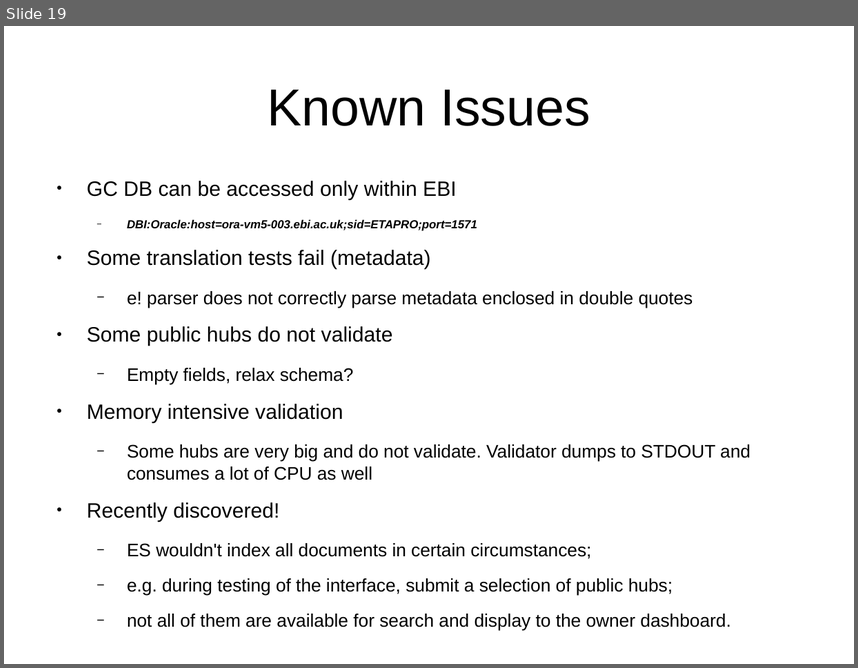
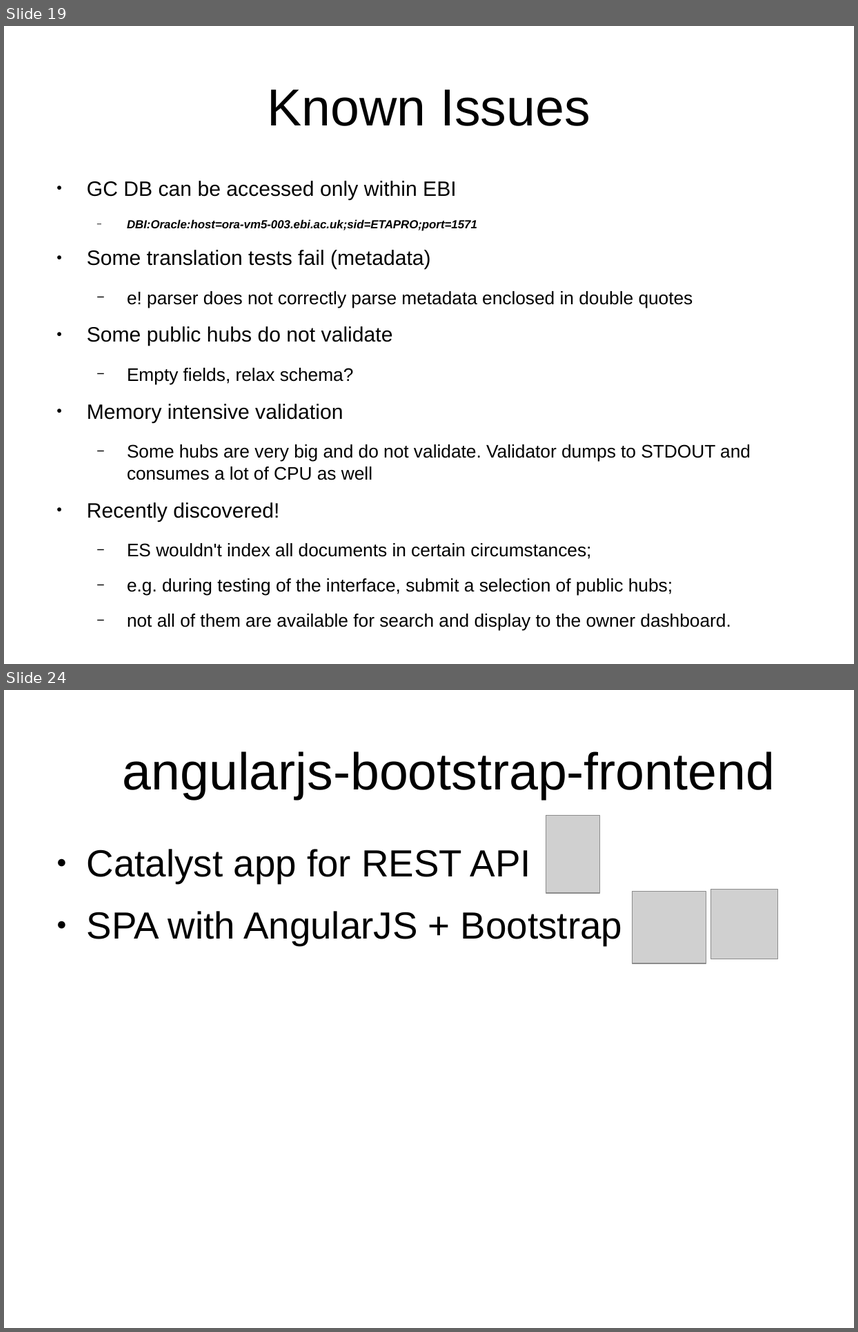
Before and after one commit to Ensembl/trackhub-registry, a slide deck: docs/code_review_07-05-15/talk.odp. Shown one above the other, each under a label of ours: slide 19 before the commit, slides 19 and 24 after it; the slides between them are not shown. The pictures are 858x668 and 858x1332 pixels, drawn with LibreOffice and Linux fonts; fonts in the diff are those of the drawing; grey boxes stand for pictures; background and template pictures are left out. Boxes give left, top, right and bottom in pixels: in the first picture for what was removed or moved away, otherwise in the second. Text is boxed around its words. In the diff, an @@ line names an element or a change of style, - is before the commit and + after.

Commit message:
Initiate web front-end discussion.

```diff
--- a/docs/code_review_07-05-15/talk.odp
+++ b/docs/code_review_07-05-15/talk.odp
@@ slide 24 added at box(4, 690, 854, 1328), background #FFFFFF @@
@@ title added at box(123, 751, 775, 799), 44 pt, text #000000 @@
+  angularjs-bootstrap-frontend
@@ picture added at box(546, 815, 600, 892) @@
@@ text added at box(87, 849, 622, 945), 32 pt, text #000000 @@
+● Catalyst app for REST API
+● SPA with AngularJS + Bootstrap
@@ picture added at box(632, 891, 706, 964) @@
@@ picture added at box(711, 889, 778, 958) @@
```
Also in this commit, not shown: 4 other slides added, 3 other files.
